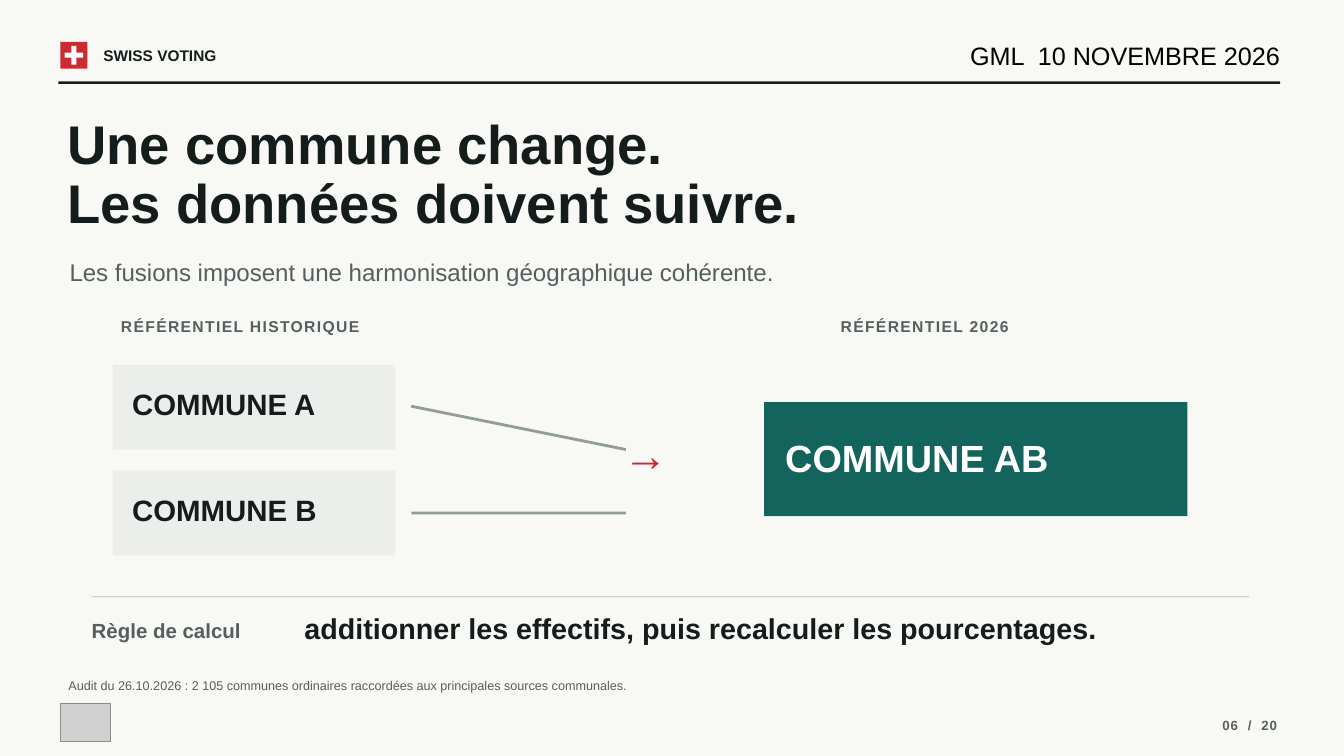
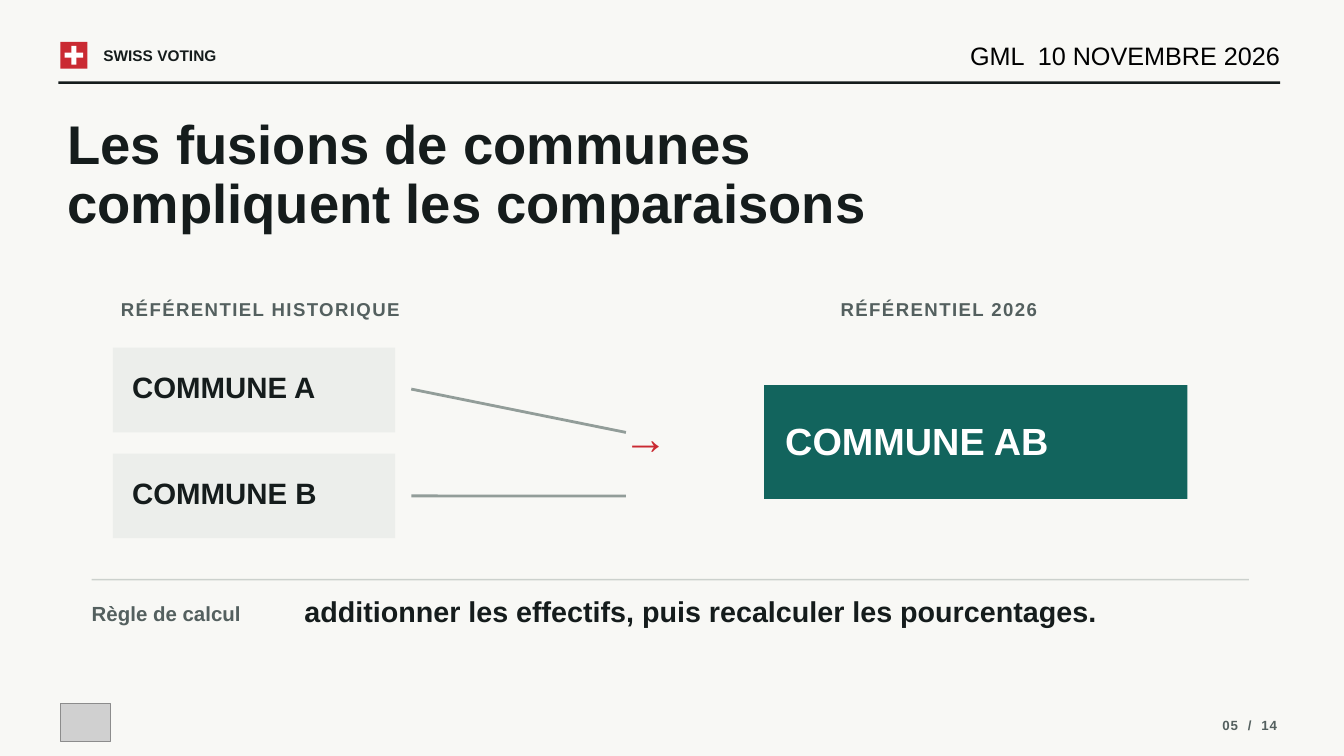
Before and after one commit to VictorGTheCoder/GML-Swiss-Voting, a slide deck: slide 5 of presentation/GML_Presentation.pptx (slide 6 before the commit). Drawn at 1344x756 pixels with LibreOffice and Linux fonts; fonts in the diff are those of the drawing; grey boxes stand for pictures. Boxes give left, top, right and bottom in pixels: in the first picture for what was removed or moved away, otherwise in the second. Text is boxed around its words. In the diff, an @@ line names an element or a change of style, - is before the commit and + after.

```diff
--- a/presentation/GML_Presentation.pptx
+++ b/presentation/GML_Presentation.pptx
@@ text at (68,124,866,233): text changed @@
-Une commune change.
-Les données doivent suivre.
+Les fusions de communes
+compliquent les comparaisons
@@ text removed at (70,263,774,286) @@
-Les fusions imposent une harmonisation géographique cohérente.
@@ text "RÉFÉRENTIEL HISTORIQUE" at (121,303,400,320): size 11.2 to 13.3 pt @@
@@ text "RÉFÉRENTIEL 2026" at (841,303,1037,316): size 11.2 to 13.3 pt @@
@@ 3 texts: place and size @@
-3 texts at (121,319,1049,473)
+3 texts at (121,303,1049,456)
@@ 5 texts, 3 rectangles, 3 lines: place and size @@
-5 texts, 3 rectangles, 3 lines at (92,365,1249,644)
+5 texts, 3 rectangles, 3 lines at (92,348,1249,627)
@@ text removed at (68,680,627,693) @@
-Audit du 26.10.2026 : 2 105 communes ordinaires raccordées aux principales sources communales.
@@ text at (1222,721,1277,730): text changed @@
-06 / 20
+05 / 14
```
Also in this commit, not shown: 12 other slides changed, 7 slides removed, 1 other file.
